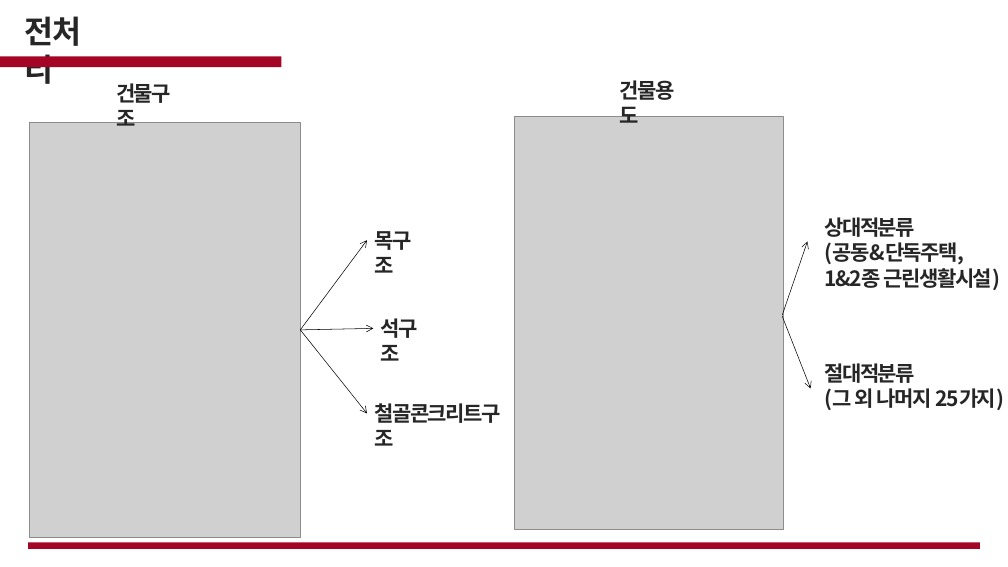
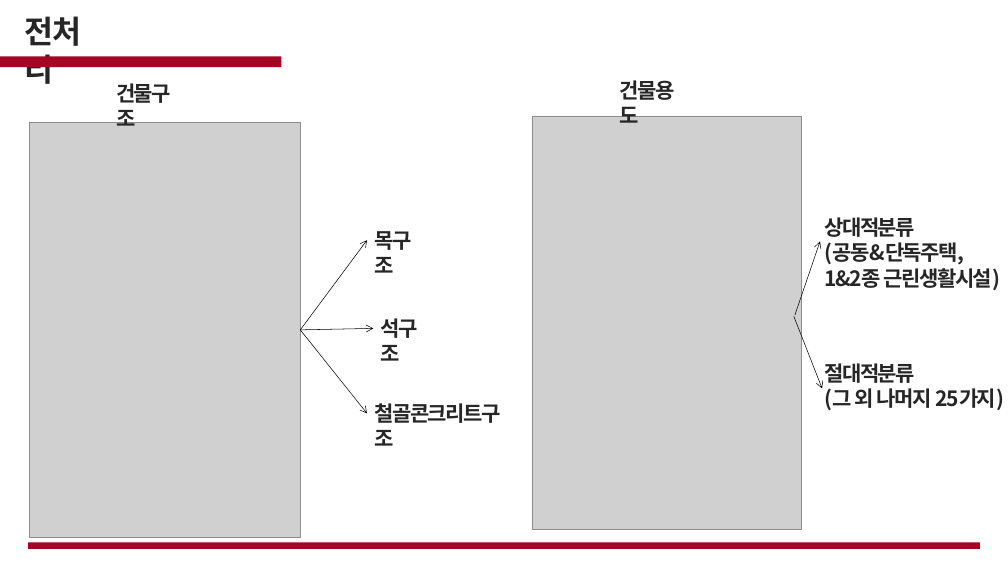
Before and after one commit to cjsgk106/fire-prediction-analysis, a slide deck: slide 14 of work/화재.pptx (slide 15 before the commit). Drawn at 1008x567 pixels with LibreOffice and Linux fonts; fonts in the diff are those of the drawing; grey boxes stand for pictures; background and template pictures are left out. Boxes give left, top, right and bottom in pixels: in the first picture for what was removed or moved away, otherwise in the second. Text is boxed around its words. In the diff, an @@ line names an element or a change of style, - is before the commit and + after.

```diff
--- a/work/화재.pptx
+++ b/work/화재.pptx
@@ picture: place and size @@
-picture at (514, 116, 783, 529)
+picture at (532, 116, 802, 529)
@@ arrow moved from (783, 315) - (808, 241) to (795, 315) - (820, 241) @@
@@ arrow moved from (783, 316) - (811, 389) to (794, 316) - (823, 389) @@
```
Also in this commit, not shown: 4 other slides changed, 1 slide added, 3 slides removed.
